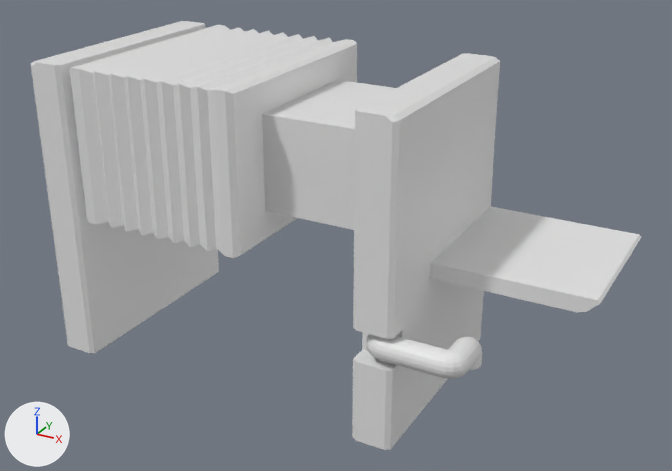
One commit to the Blender file art/blender/filter_press.blend: the scene before it, then after it.
The view is the same before and after, from a camera (50 mm lens) standing at (5.25, -9.59, 6.63) and looking at (0.01, -0.06, 1.86). Lighting does not change. The marker at lower left points along +X, +Y and +Z.
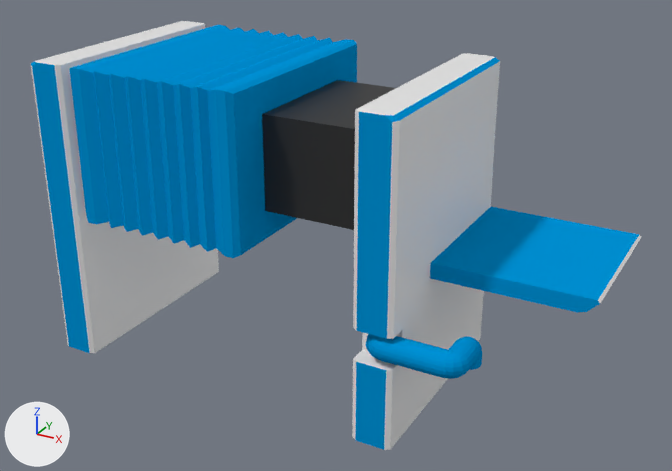
Changed parts and their boxes (x1, y1, x2, y2) in the pictures (672 x 471 px):
part 1 of me_cube, recoloured (white to blue)
    both: (31, 25, 639, 450)
part 2 of me_cube, recoloured (white to black)
    both: (262, 80, 396, 230)

Edits to the bpy script that builds the scene:
```text
Add mat_filters_002:
    mat_filters_002 = principled_material('Filters.002')
    mat_filters_002.base_color = (0.0, 0.29, 0.68)  # blue #0093d7
    mat_filters_002.roughness = 0.4
    mat_filters_002.specular_ior_level = 0.0
Add mat_material_001:
    mat_material_001 = principled_material('Material.001')
    mat_material_001.base_color = (0.0204, 0.0204, 0.0204)  # black #272727
Change me_cube:
    where me_cube.from_pydata(...)  # 221 vertices, 205 faces; spans x -1.0..1.0, y -1.0..1.79, z -1.0..1.67
    used by ob_cube; location = (-1.0, 0.0, 1.5); rotation_euler = (0.0, 0.0, 4.712), in degrees (0, 0, 270); scale = (1.5, 2.5, 1.5)
    me_cube part 1: 116 of the faces centred in x -1.0..1.0, y -0.99..1.76, z -0.64..1.67 switch from mat_material (white #e7e7e7) to mat_filters_002 (blue #0093d7)
    me_cube part 2: all 4 faces centred in x -0.6..0.6, y 0.5, z 0.6..1.4 switch from mat_material (white #e7e7e7) to mat_material_001 (black #272727)
Change cu_cube_001:
    add cu_cube_001.materials.append(mat_filters_002)  # blue #0093d7
```
